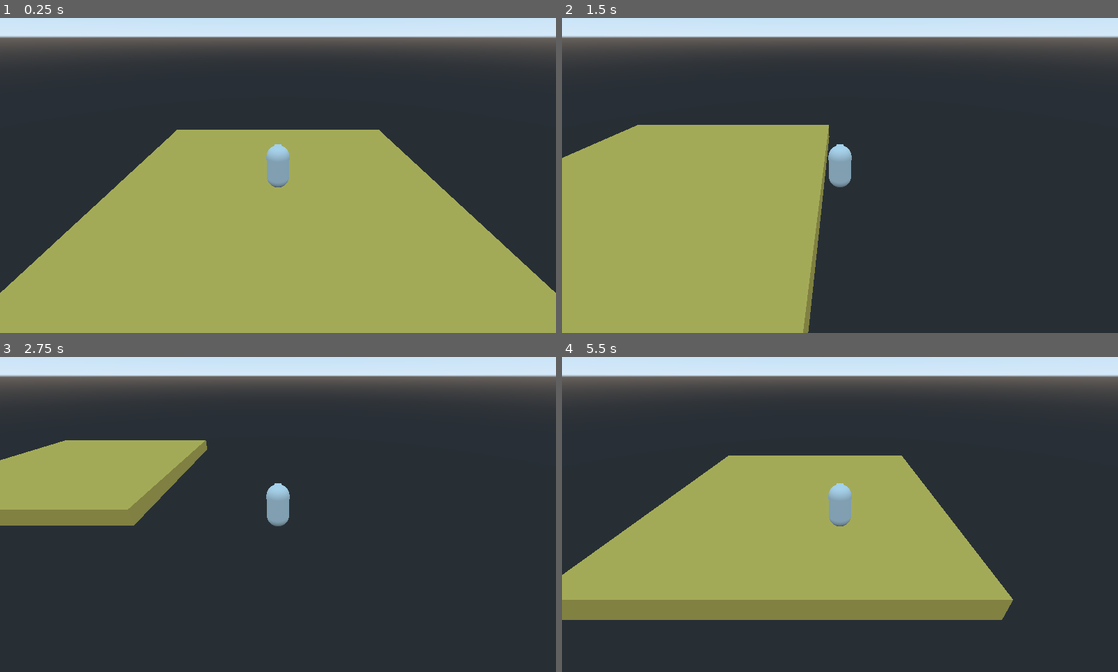
Above: before the commit, frames 1-4 (two rows, left to right).
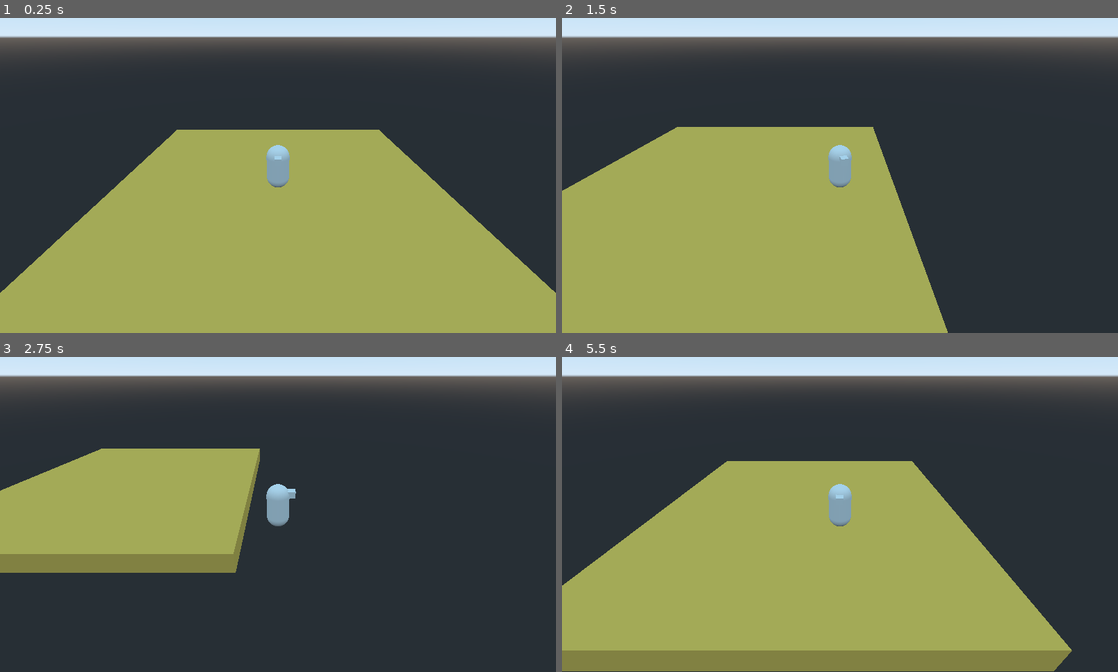
Above: after the commit, the same moments.

Repository: dsvoid/3d1
Game: Godot game, scene res://scenes and scripts/Level.tscn
Same seed, same stepped clock (60 frames per second), same inputs: the game is played once before the commit and once after it.
Inputs:
- Up to frame 1 (0.25 s): no input
- Up to frame 2 (1.5 s): tap Enter at 0.5 s; hold D (move_right) 0.53-1.28 s; hold S (move_down) from 1.28 s (still down)
- Up to frame 3 (2.75 s): release S (move_down) at 2.03 s; hold D (move_right) from 2.03 s (still down)
- Up to frame 4 (5.5 s): release D (move_right) at 2.78 s; hold W (move_up) 2.78-3.53 s; hold A (move_left) 3.53-5.03 s; hold S (move_down) from 5.03 s (still down)

The runs differ from the first frame. In frame 1, less than 0.1% of the frame differs, in the area x 49-51%, y 40-45%; in frame 2, 12%; in frame 3, 14%; in frame 4, 22%, in the area x 0-92%, y 31-100%.

Commit message:
#3 smooth rotation implemented

Diff:
--- a/scenes and scripts/Player.gd
+++ b/scenes and scripts/Player.gd
@@ -1,9 +1,10 @@
 extends KinematicBody
 
 
-var max_speed : float = 10.0
-var move_accel : float = 60.0
-var stop_accel : float = 60.0
+var max_speed : float = 6.0
+var move_accel : float = 30.0
+var stop_accel : float = 30.0
+var rot_accel : float = 8.0
 var vel : Vector3 = Vector3()
 
 onready var camera_rig = $CameraRig
@@ -22,6 +23,8 @@
 		apply_friction(stop_accel * delta)
 	else:
 		apply_movement(input_dir * move_accel * delta)
+		apply_rotation(input_dir,delta)
+
 	vel = move_and_slide(vel,Vector3.UP)
 	camera_follows_player()
 
@@ -40,5 +43,9 @@
 	vel.x = vel_clamped.x
 	vel.z = vel_clamped.y
 
+func apply_rotation(dir,delta):
+	var a = atan2(-dir.x,-dir.z)
+	rotation.y = lerp_angle(rotation.y, atan2(-dir.x,-dir.z), delta*rot_accel)
+
 func camera_follows_player():
 	camera_rig.global_transform.origin = global_transform.origin
--- a/scenes and scripts/Player.tscn
+++ b/scenes and scripts/Player.tscn
@@ -24,7 +24,7 @@
 material/0 = null
 
 [node name="TempBeak" type="MeshInstance" parent="."]
-transform = Transform( 1, 0, 0, 0, 1, 0, 0, 0, 1, 0, 1.6, 0.5 )
+transform = Transform( 1, 0, 0, 0, 1, 0, 0, 0, 1, 0, 1.6, -0.5 )
 mesh = SubResource( 3 )
 material/0 = null
 
